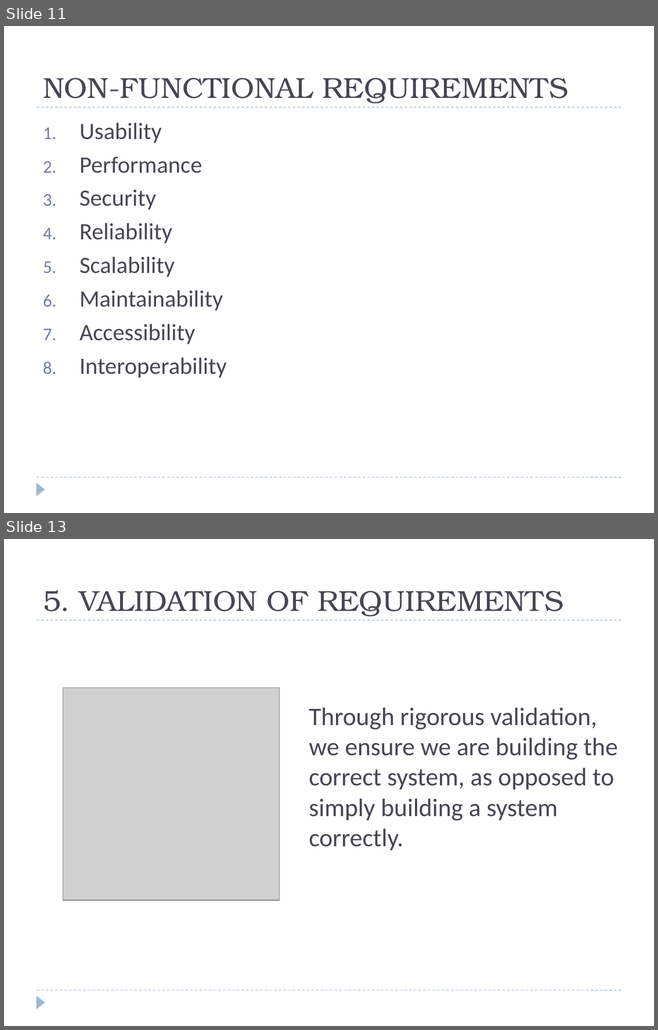
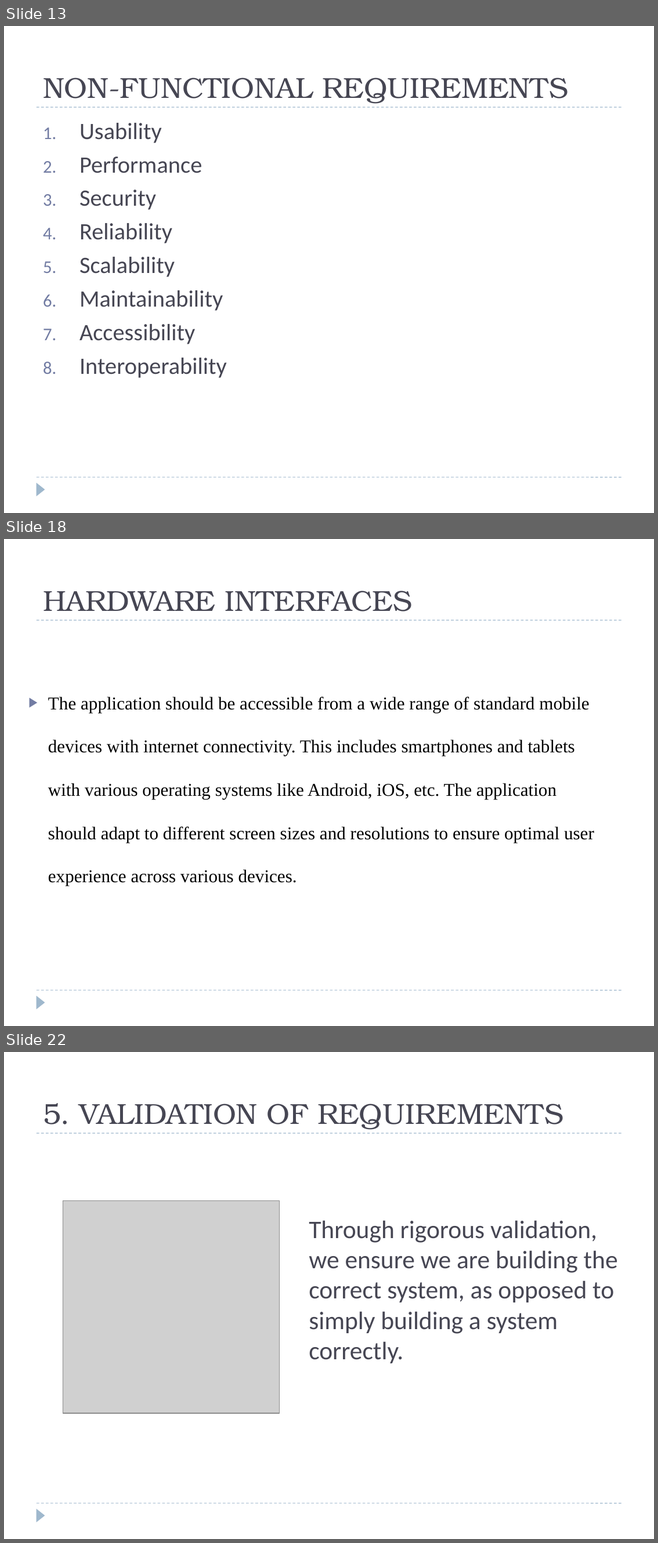
Before and after one commit to JIM440/CEF440-group-22, a slide deck: Task 3/GROUP_22.pptx. Shown one above the other, each under a label of ours: slides 11 and 13 before the commit, slides 13, 18 and 22 after it; the slides between them are not shown. The pictures are 658x1030 and 658x1543 pixels, drawn with LibreOffice and Linux fonts; fonts in the diff are those of the drawing; grey boxes stand for pictures. Boxes give left, top, right and bottom in pixels: in the first picture for what was removed or moved away, otherwise in the second. Text is boxed around its words. In the diff, an @@ line names an element or a change of style, - is before the commit and + after.

```diff
--- a/Task 3/GROUP_22.pptx
+++ b/Task 3/GROUP_22.pptx
@@ slide 18 added at bbox=[4, 539, 654, 1026], background #FFFFFF; not listed: 3 template elements that a slide beside it also shows @@
@@ title added at bbox=[43, 591, 412, 611], 32 pt, text #464653 @@
+HARDWARE INTERFACES
@@ text added at bbox=[48, 697, 594, 886], 20 pt, text #000000 @@
+▶ The application should be accessible from a wide range of standard mobile devices with internet connectivity. This includes smartphones and tablets with various operating systems like Android, iOS, etc. The application should adapt to different screen sizes and resolutions to ensure optimal user experience across various devices.
@@ what was slide 11 is now slide 13 @@
@@ what was slide 13 is now slide 22 @@
```
Also in this commit, not shown: 5 slides changed, 8 other slides added.
